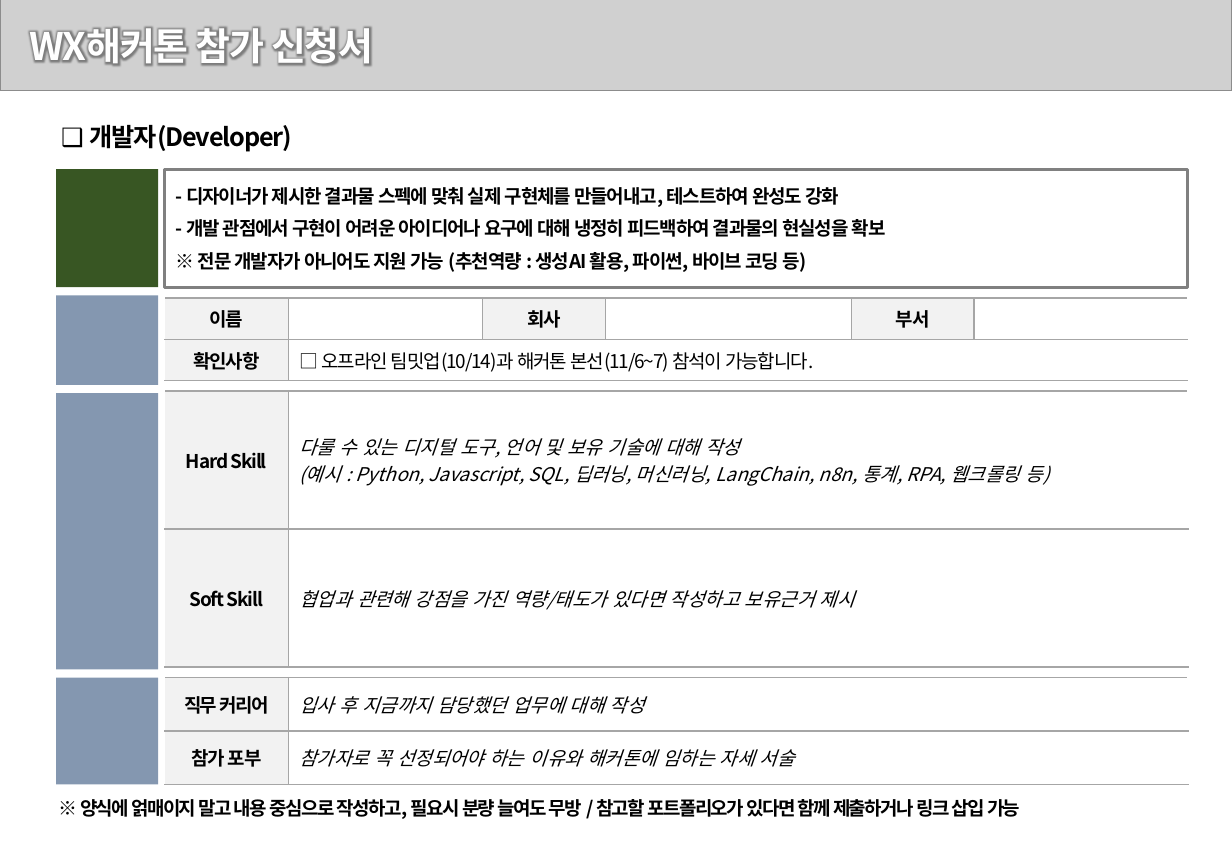
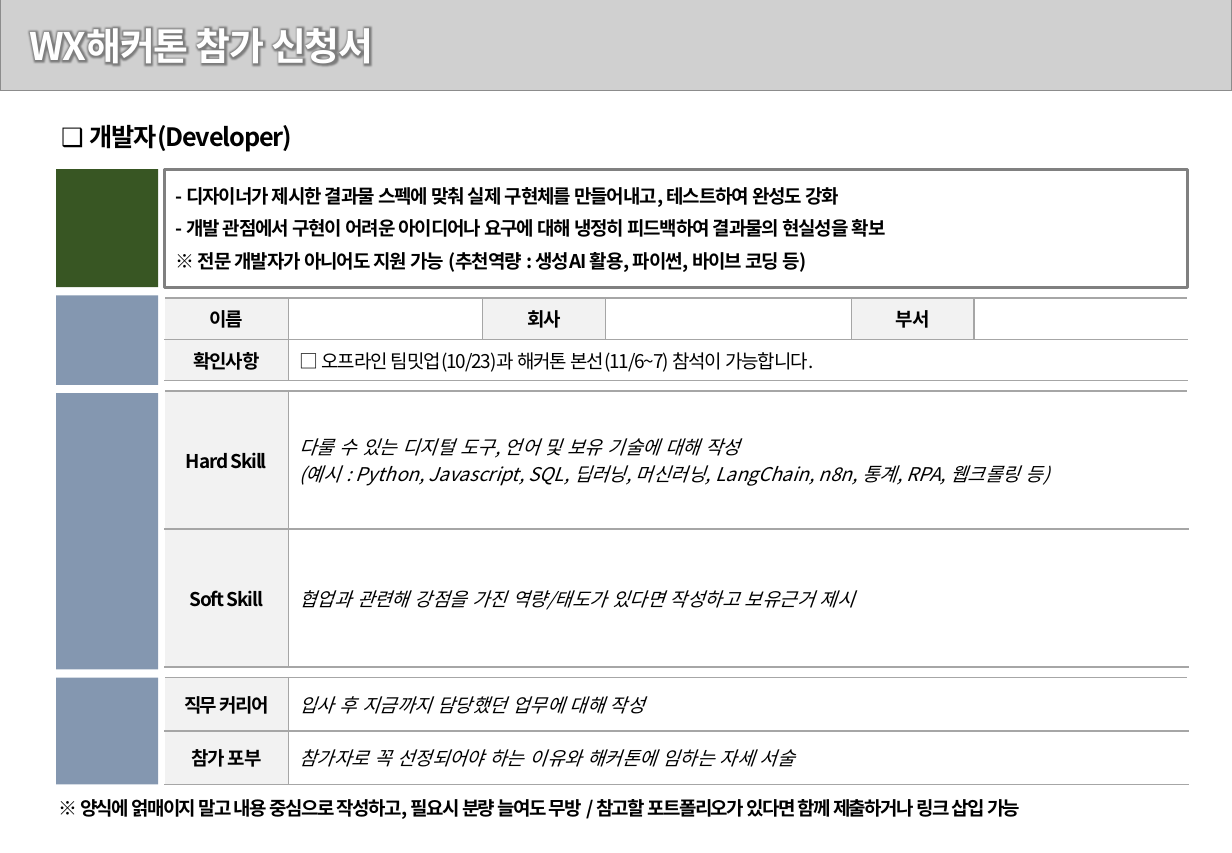
Before and after one commit to hrdkdh/hrdkdh.github.io, a slide deck: slide 1 of wxhackathon/2025/developer.pptx. Drawn at 1232x853 pixels with LibreOffice and Linux fonts; fonts in the diff are those of the drawing; grey boxes stand for pictures; background and template pictures are left out. Boxes give left, top, right and bottom in pixels: in the first picture for what was removed or moved away, otherwise in the second. Text is boxed around its words. In the diff, an @@ line names an element or a change of style, - is before the commit and + after.

```diff
--- a/wxhackathon/2025/developer.pptx
+++ b/wxhackathon/2025/developer.pptx
@@ table at bbox=[165, 298, 1190, 381] @@
-row 2, column 2: □ 오프라인 팀밋업(10/14)과 해커톤 본선(11/6~7) 참석이 가능합니다.
+row 2, column 2: □ 오프라인 팀밋업(10/23)과 해커톤 본선(11/6~7) 참석이 가능합니다.
```
Also in this commit, not shown: 2 other files.
